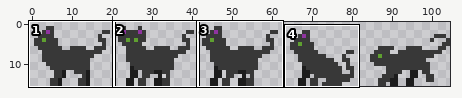
Sprite sheet, stored at Assets/Sprites/Cat/CatOther.png. Above, an overview of the earlier version with the close-up marked.
Close-up. As it was:
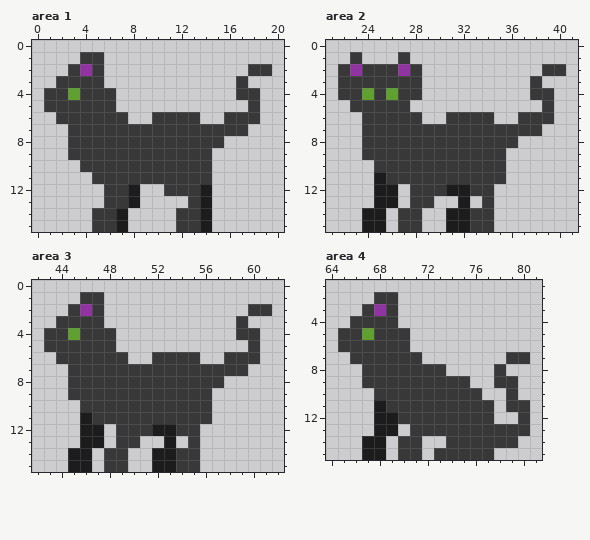
The file is 105x16 pixels. Shown: area 1: x 0..20, y 0..15; area 2: x 21..41, y 0..15; area 3: x 42..62, y 0..15; area 4: x 64..81, y 1..15. The commit also changed other parts of the picture, which this record leaves out.
Once edited:
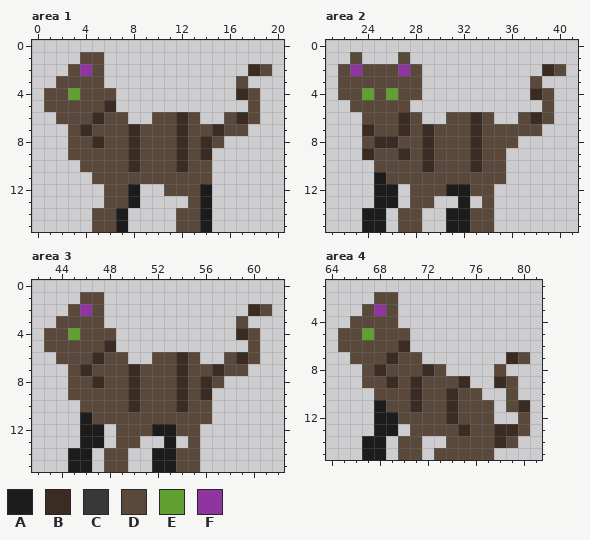
Palette (. is transparent): A #1c1c1c  B #3a2c23  C #383838  D #5a483a  E #5fa030  F #8f34a0
The exact change:
Changed rows in their new state; - is an unchanged pixel.
Area 1:
first column x 1:
 1 ---DD--------------
 2 --D-D------------BD
 3 -DDDD-----------D--
 4 DD-DDD----------BD-
 5 DDDDDB-----------D-
 6 -DDDBDD--DDBD--DBD-
 7 --DBDDDBDDDBDDBDD--
 8 --DDBDDBDDDBDBD----
 9 --DDDDDBDDDBDB-----
10 ---DDDDBDDDBDD-----
11 ----DDDDDDDDDD-----
12 -----DD---DDD------
13 -----DD-----D------
14 ----DD-----DD------
15 ----DD-----DD------
Area 2:
first column x 22:
 1 -D---D-------------
 2 D-DDD-D----------BD
 3 DDDDDDD---------D--
 4 DD-D-DD---------BD-
 5 -DDDDD-----------D-
 6 --DDDBD--DDBD--DBD-
 7 --BDDBDBDDDBDDDDD--
 8 --DBBDDBDDDBDDD----
 9 --BDDBDBDDDBDD-----
10 ---DDDDBDDDBDD-----
11 ----DDDDDDDDDD-----
12 ------DDD--DD------
13 ------DD----D------
14 -----DD----DD------
15 -----DD----DD------
Area 3:
first column x 43:
 1 ---DD--------------
 2 --D-D------------BD
 3 -DDDD-----------D--
 4 DD-DDD----------BD-
 5 DDDDDB-----------D-
 6 -DDDBDD--DDBD--DBD-
 7 --DBDDDBDDDBDDBDD--
 8 --DDBDDBDDDBDBD----
 9 --DDDDDBDDDBDB-----
10 ---DDDDBDDDBDD-----
11 ----DDDDDDDDDD-----
12 ------DDD--DD------
13 ------DD----D------
14 -----DD----DD------
15 -----DD----DD------
Area 4:
first column x 65:
 2 ---DD-----------
 3 --D-D-----------
 4 -DDDD-----------
 5 DD-DDD----------
 6 DDDDDB----------
 7 -DDDBDD-------BD
 8 --DBDDDBD----D--
 9 --DDBDBDDDB--BD-
10 ---DDDBDDBDD--D-
11 ----DDBDDBDDD-DB
12 -----DDDDBDDD--D
13 ------DDDDBDDBBD
14 -----DD--DDDDBD-
15 -----DD-DDDDD---
Changed places in both close-ups, as pixel boxes (x1, y1, x2, y2):
changed: (44, 52, 272, 232)
changed: (338, 52, 566, 232)
changed: (44, 292, 272, 472)
changed: (338, 292, 530, 460)
